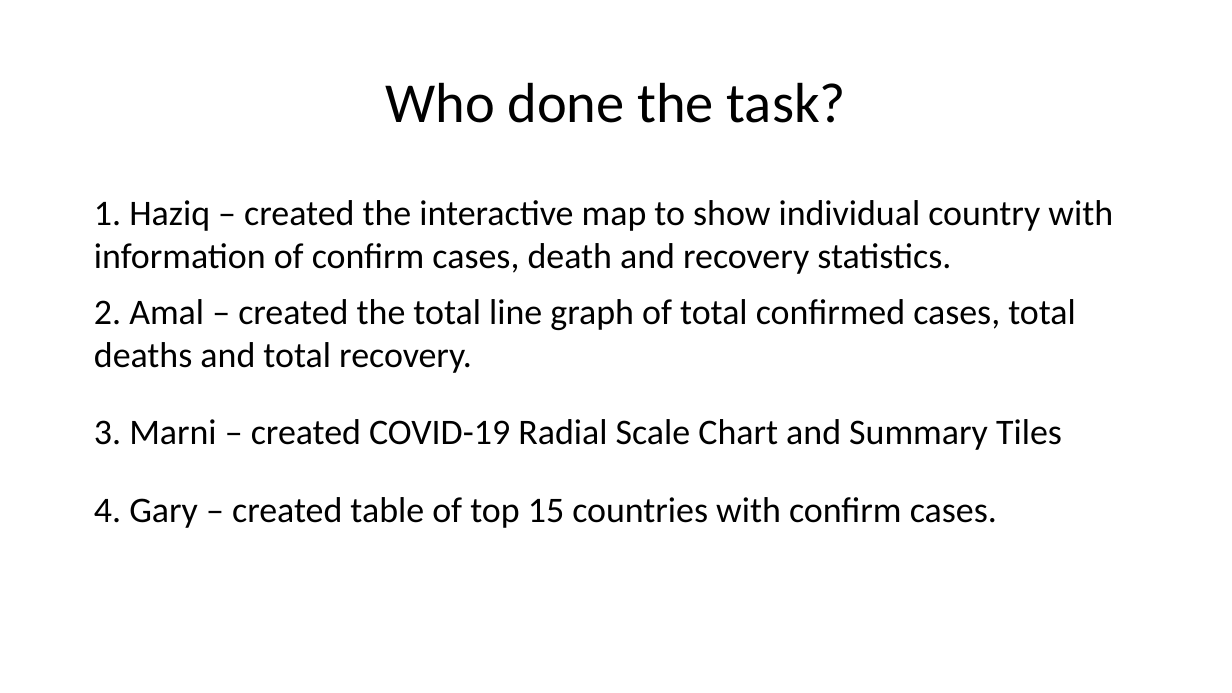
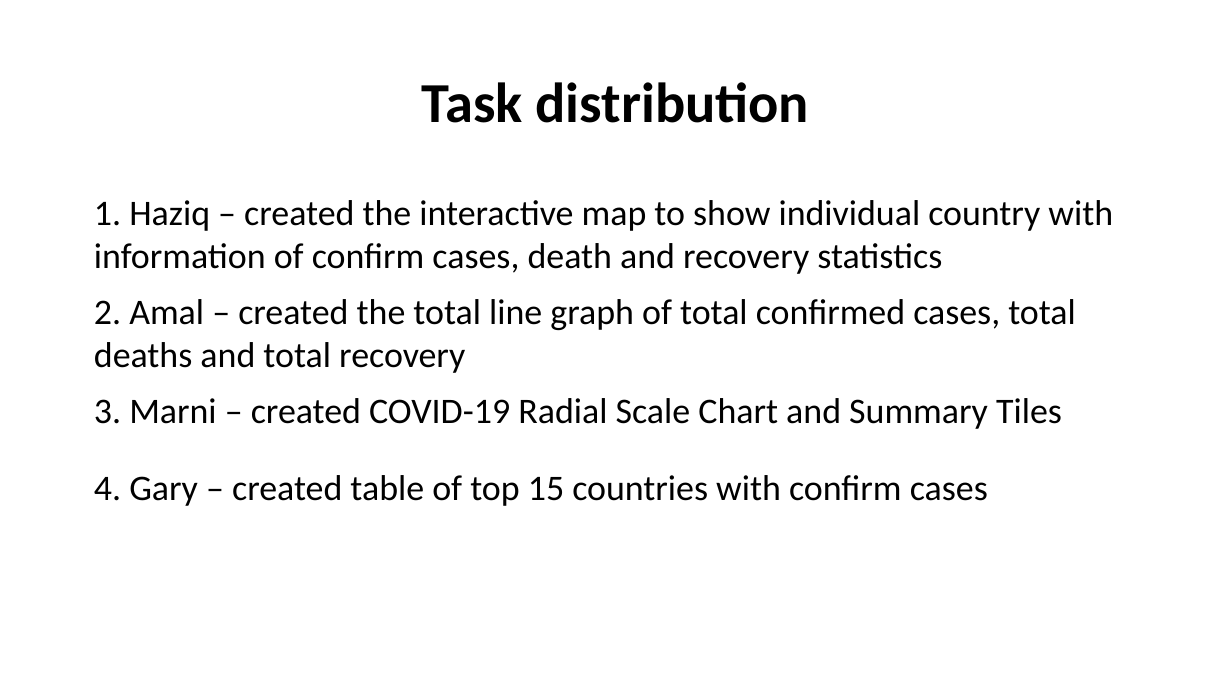
Before and after one commit to haziqqbaharin/CI5305-Project, a slide deck: slide 6 of Covid-19 Dashboard.pptx (slide 5 before the commit). Drawn at 1232x693 pixels with LibreOffice and Linux fonts; fonts in the diff are those of the drawing. Boxes give left, top, right and bottom in pixels: in the first picture for what was removed or moved away, otherwise in the second. Text is boxed around its words. In the diff, an @@ line names an element or a change of style, - is before the commit and + after.

```diff
--- a/Covid-19 Dashboard.pptx
+++ b/Covid-19 Dashboard.pptx
@@ title at [422, 82, 810, 123]: text changed; bold on @@
-Who done the task?
+Task distribution
@@ text at [94, 200, 1113, 373]: text changed @@
-1. Haziq – created the interactive map to show individual country with information of confirm cases, death and recovery statistics.
-2. Amal – created the total line graph of total confirmed cases, total deaths and total recovery.
+1. Haziq – created the interactive map to show individual country with information of confirm cases, death and recovery statistics
+2. Amal – created the total line graph of total confirmed cases, total deaths and total recovery
@@ text at [94, 398, 1062, 429]: line spacing 1.5 to 1 @@
@@ text at [94, 475, 988, 506]: text changed @@
-4. Gary – created table of top 15 countries with confirm cases.
+4. Gary – created table of top 15 countries with confirm cases
```
Also in this commit, not shown: 12 other slides changed, 2 slides added, 3 slides removed, 1 other file.
